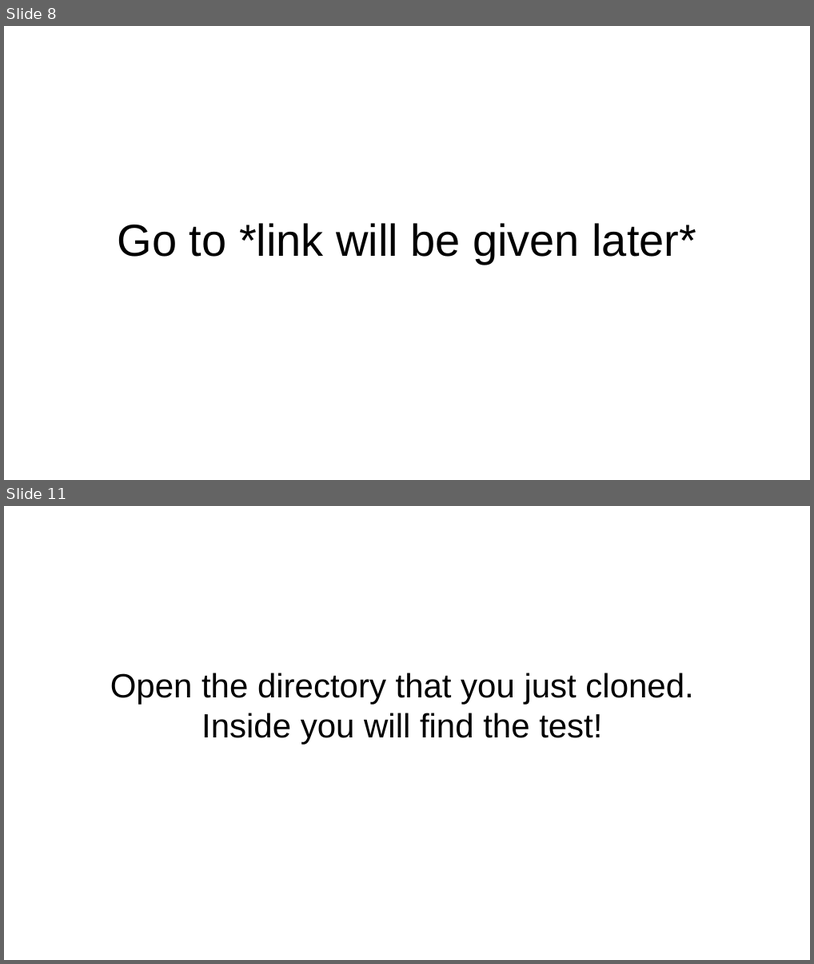
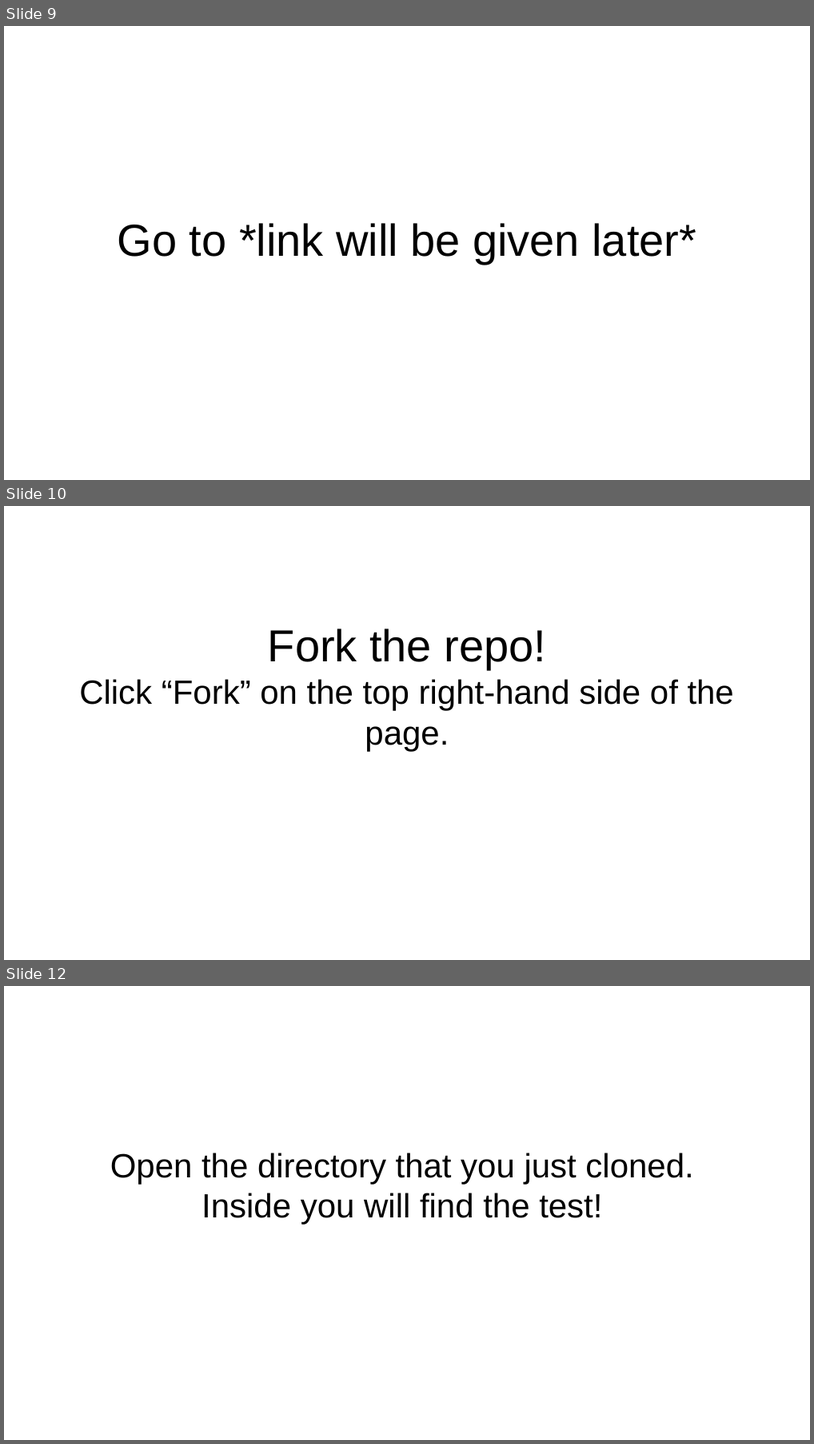
Before and after one commit to codemary/stormstudents, a slide deck: course_material/git.pptx. Shown one above the other, each under a label of ours: slides 8 and 11 before the commit, slides 9, 10 and 12 after it; the slides between them are not shown. The pictures are 814x964 and 814x1444 pixels, drawn with LibreOffice and Linux fonts; fonts in the diff are those of the drawing. Boxes give left, top, right and bottom in pixels: in the first picture for what was removed or moved away, otherwise in the second. Text is boxed around its words. In the diff, an @@ line names an element or a change of style, - is before the commit and + after.

```diff
--- a/course_material/git.pptx
+++ b/course_material/git.pptx
@@ slide 10 added at <box>4,506,810,960</box>, background #FFFFFF @@
@@ title added at <box>79,628,734,751</box>, 30 pt, text #000000 @@
+Fork the repo!
+Click “Fork” on the top right-hand side of the page.
@@ what was slide 8 is now slide 9 @@
@@ what was slide 11 is now slide 12 @@
```
Also in this commit, not shown: 6 slides changed, 5 other slides added, 5 slides removed.
